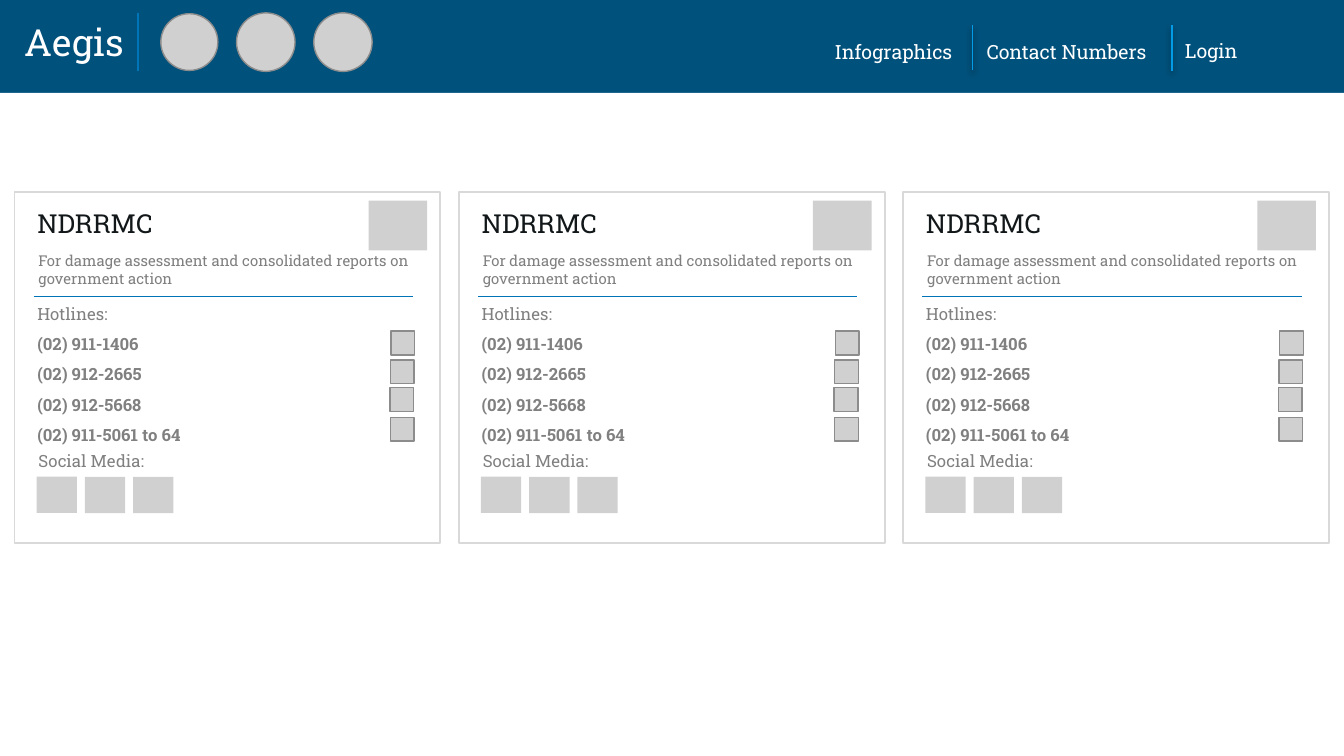
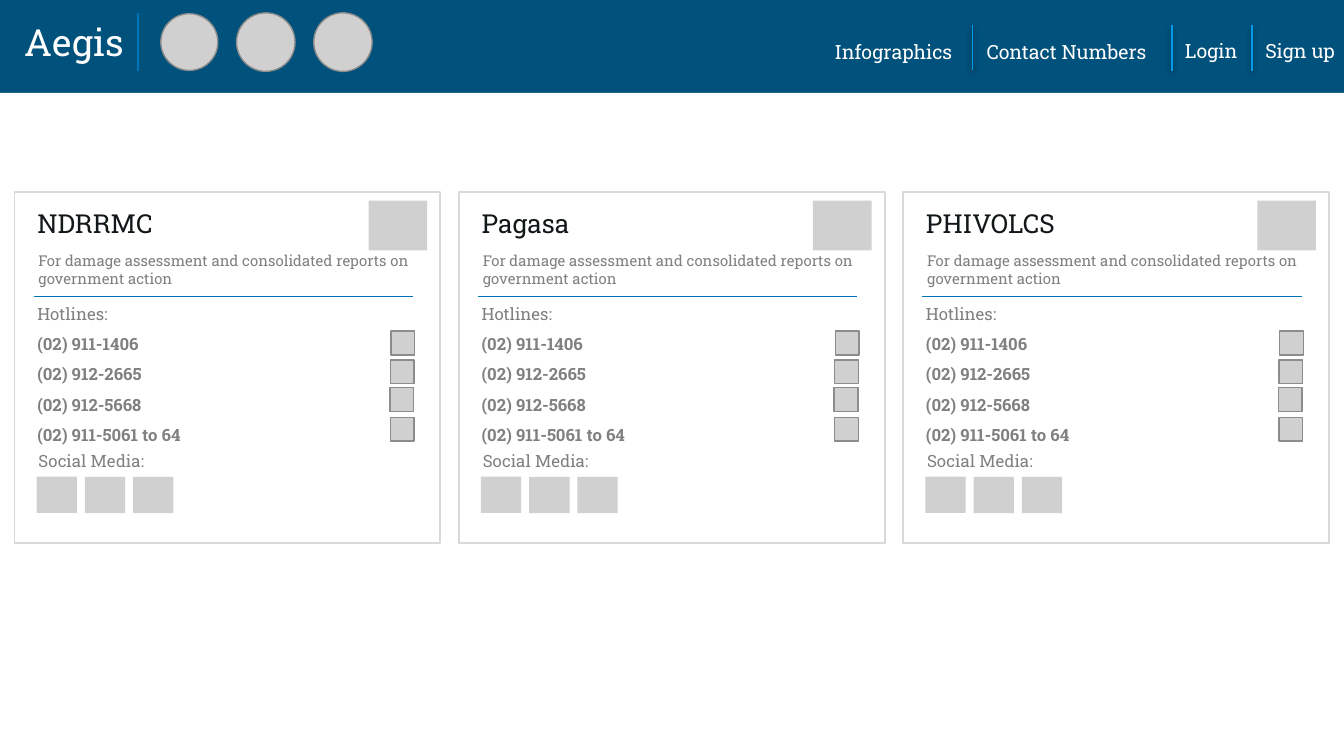
Before and after one commit to knfa28/COMET-Aegis, a slide deck: slide 9 of Aegis - Screen Mockups.pptx. Drawn at 1344x756 pixels with LibreOffice and Linux fonts; fonts in the diff are those of the drawing; grey boxes stand for pictures. Boxes give left, top, right and bottom in pixels: in the first picture for what was removed or moved away, otherwise in the second. Text is boxed around its words. In the diff, an @@ line names an element or a change of style, - is before the commit and + after.

```diff
--- a/Aegis - Screen Mockups.pptx
+++ b/Aegis - Screen Mockups.pptx
@@ line added from (1253, 26) to (1253, 71), #039BE5 1 pt @@
@@ text added at (1265,43,1335,62), 10.5 pt, text #FFFFFF @@
+Sign up
@@ text at (482,214,570,239): text changed @@
-NDRRMC
+Pagasa
@@ text at (926,214,1055,234): text changed @@
-NDRRMC
+PHIVOLCS
```
Also in this commit, not shown: 8 other slides changed, 2 slides removed.
